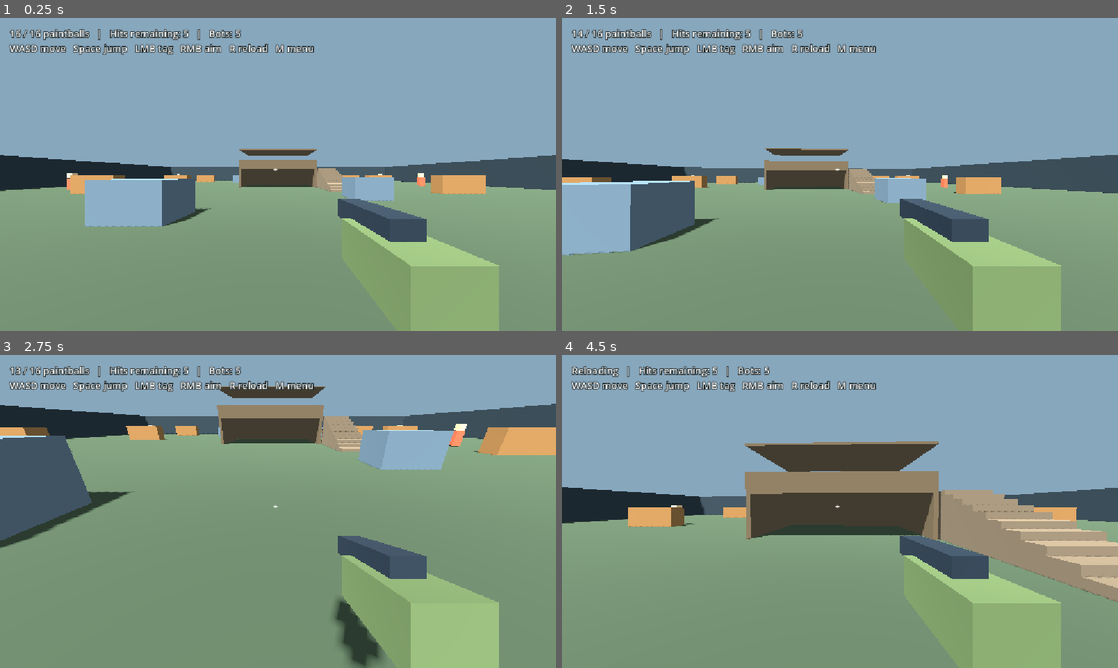
Above: before the commit, frames 1-4 (two rows, left to right).
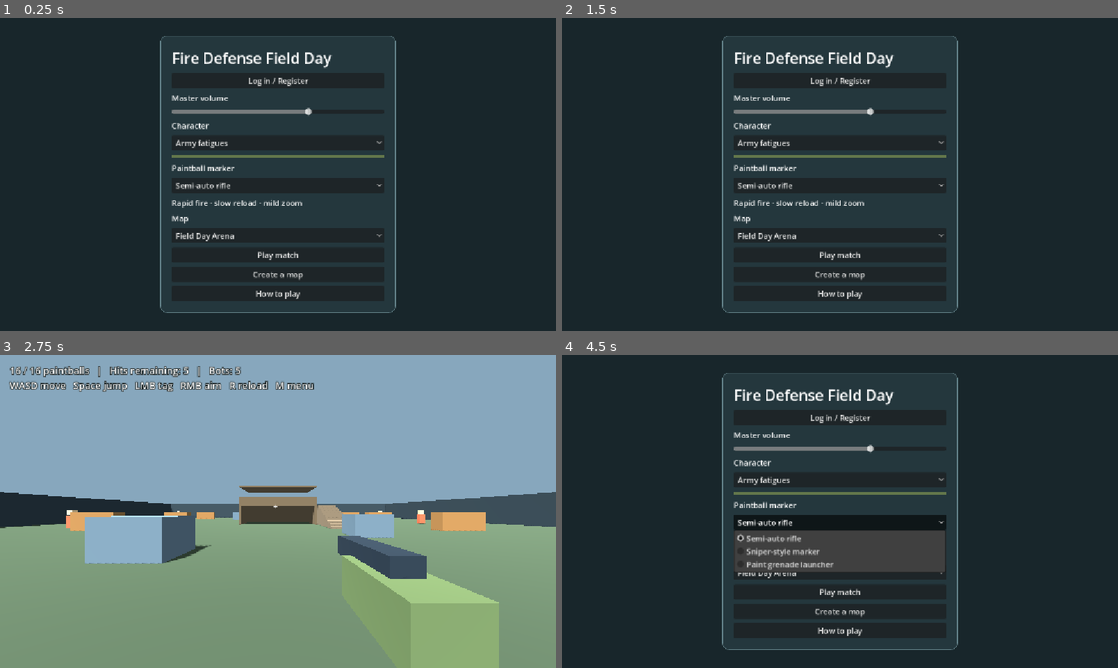
Above: after the commit, the same moments.

Repository: 302stang86/fdfd
Game: Godot game, scene res://menu.tscn
The game is run twice, just before and just after one commit, with the same random seed, the same clock (stepped at 60 frames per second) and the same inputs. Before the commit the project starts from res://arena.tscn.
Inputs (mouse positions are in pixels of both pictures, inside the frame that each line leads up to):
- Up to frame 1 (0.25 s): no input
- Up to frame 2 (1.5 s): click (840, 255) at 0.5 s, where only the run after the commit has a clickable "Play match"; tap Enter at 1.25 s; move the mouse to (867, 174) at 1.27 s; hold W from 1.28 s (still down); tap M at 1.35 s; click (867, 174) at 1.42 s
- Up to frame 3 (2.75 s): tap Space at 1.52 s; release W at 2 s; click (278, 592) at 2 s, where only the run after the commit has a clickable "Play match"
- Up to frame 4 (4.5 s): move the mouse to (812, 511) at 2.77 s; hold W from 2.78 s (still down); tap Enter at 2.85 s; tap Space at 3.02 s; move the mouse to (851, 505) at 3.52 s; tap R at 3.6 s; move the mouse to (834, 517) at 4.27 s; tap M at 4.35 s; click (834, 517) at 4.42 s

The runs differ from the first frame. In frame 1, 97% of the frame differs, in the area x 0-100%, y 0-100%; in frame 2, 98%; in frame 3, 39%; in frame 4, 97%.

Commit message:
Start the game at the main menu

Diff:
--- a/project.godot
+++ b/project.godot
@@ -10,7 +10,7 @@
 
 [application]
 
-run/main_scene="res://arena.tscn"
+run/main_scene="res://menu.tscn"
 
 config/name="Fire Defense Field Day"
 config/features=PackedStringArray("4.7", "GL Compatibility")
